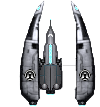
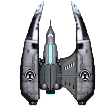
Revision of a layered 100 × 107 image; what changed, layer by layer:
added layer "Glow" (59%) above "Lights" over bbox(43, 4, 80, 101)
added layer "Lights" above "Conduits" over bbox(43, 4, 80, 101)
added layer "Conduits" (73%) above "Shading" over bbox(46, 64, 80, 101)
added layer "Shading" (62%) above "Armor" over bbox(43, 4, 80, 101)
added layer "Armor" above "Wing" over bbox(43, 4, 80, 101)
added layer "Wing" above "Background" over bbox(43, 4, 80, 101)
